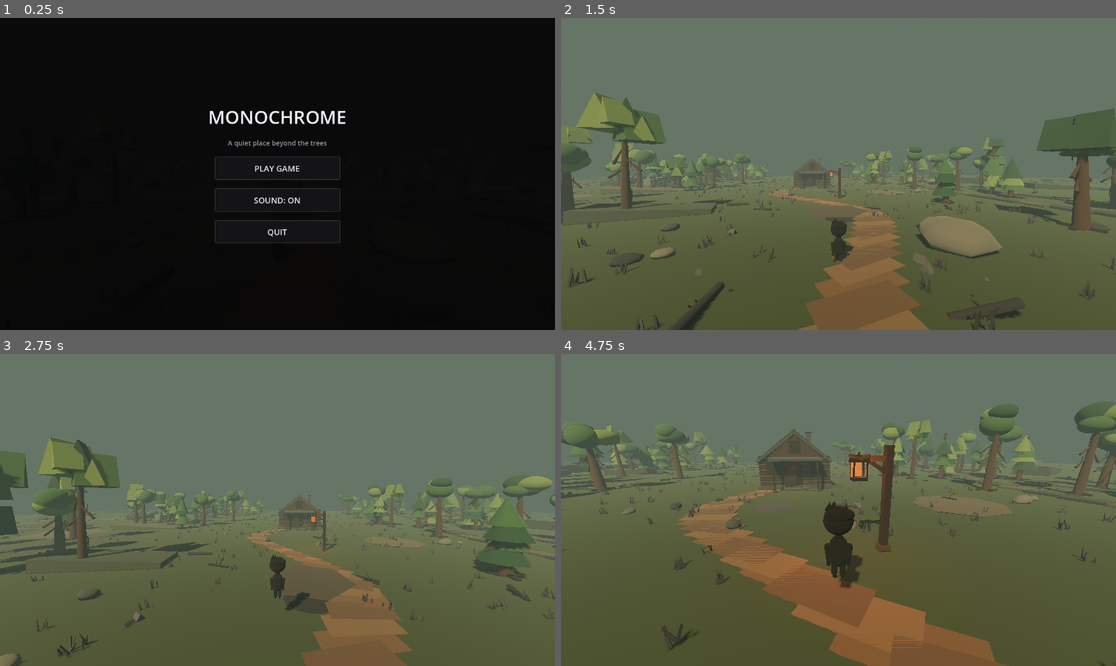
Above: before the commit, frames 1-4 (two rows, left to right).
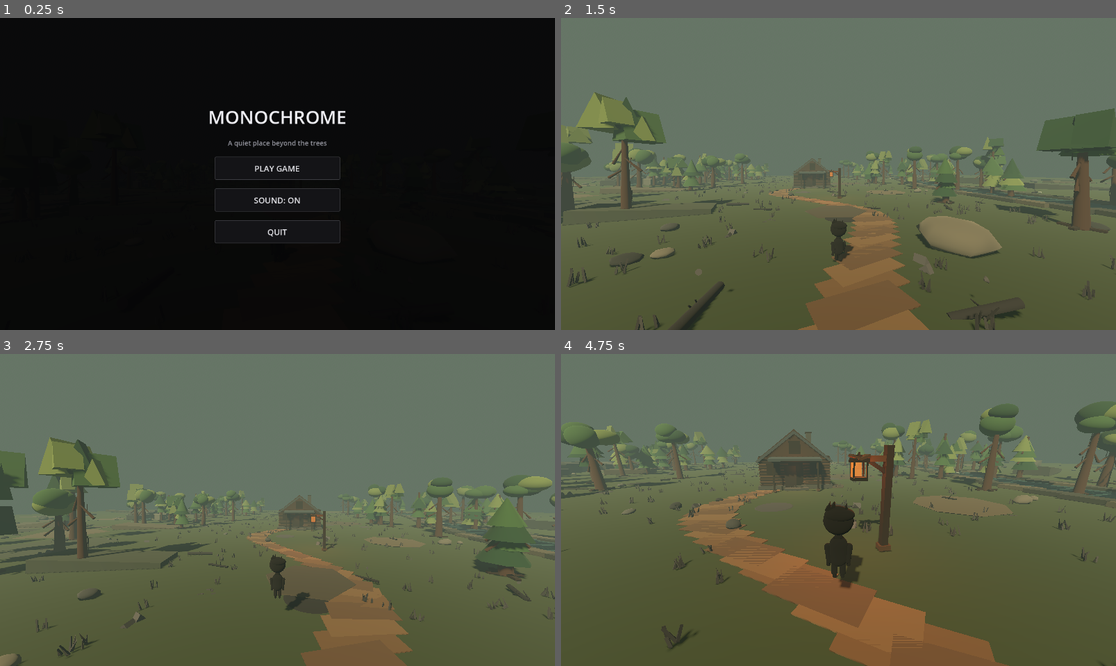
Above: after the commit, the same moments.

Repository: leto98/Monochrome
Game: Godot game, scene res://scenes/main.tscn
Two runs of this game, one before a commit and one after it. Both use one fixed random seed, a clock stepped at 60 frames per second and the inputs below.
Inputs (mouse positions are in pixels of both pictures, inside the frame that each line leads up to):
- Up to frame 1 (0.25 s): no input
- Up to frame 2 (1.5 s): click "PLAY GAME" at 0.5 s; tap Enter at 1.25 s; move the mouse to (866, 174) at 1.27 s; hold W from 1.28 s (still down); tap E at 1.35 s
- Up to frame 3 (2.75 s): keep holding W; tap Space at 1.52, 2.27 s; move the mouse to (249, 510) at 2.02 s; tap Alt at 2.1 s
- Up to frame 4 (4.75 s): keep holding W; move the mouse to (849, 503) at 2.77 s; tap Enter at 2.85 s; move the mouse to (832, 516) at 3.52 s; tap V at 3.6 s; tap Space at 3.77, 4.52 s; move the mouse to (877, 513) at 4.27 s; hold Shift from 4.28 s (still down)

The runs differ from the first frame. In frame 2, 0.2% of the frame differs, in the area x 7-100%, y 49-64%; in frame 3, 0.2%; in frame 4, 0.4%, in the area x 0-100%, y 34-49%.

Commit message:
Keep river and ravine streams visible above terrain

Diff:
--- a/scripts/main.gd
+++ b/scripts/main.gd
@@ -700,7 +700,7 @@
 	door.name = "DoorHinge"
 	door.position = Vector3(-0.97, 1.02, 2.39)
 	house.add_child(door)
-	var door_panel := _mesh_box(door, "Door", Vector3(0.98, 2.02, 0.12), Vector3(0.49, 0.0, 0.0), log_dark)
+	_mesh_box(door, "Door", Vector3(0.98, 2.02, 0.12), Vector3(0.49, 0.0, 0.0), log_dark)
 	door.rotation_degrees.y = 0.0
 	for plank in range(4):
 		_mesh_box(door, "DoorPlank_%d" % plank, Vector3(0.20, 1.82, 0.025), Vector3(0.20 + float(plank) * 0.19, 0.01, -0.075), log_mid)
@@ -843,7 +843,7 @@
 		var mesh := BoxMesh.new()
 		mesh.size = Vector3(5.6, 0.10, 2.8)
 		segment.mesh = mesh
-		segment.position = Vector3(x, -0.26, z)
+		segment.position = Vector3(x, 0.065, z)
 		segment.rotation.y = atan2(next_x - x, -(lerpf(78.0, -78.0, next_t) - z))
 		segment.material_override = water_material
 		add_child(segment)
@@ -852,7 +852,7 @@
 			var bank_mesh := BoxMesh.new()
 			bank_mesh.size = Vector3(1.2, 0.42, 3.0)
 			bank.mesh = bank_mesh
-			bank.position = Vector3(x + bank_side * 3.1, -0.04, z)
+			bank.position = Vector3(x + bank_side * 3.1, 0.12, z)
 			bank.rotation.y = segment.rotation.y
 			bank.material_override = soil_materials[1] if i % 3 == 0 else soil_materials[2]
 			add_child(bank)
@@ -866,7 +866,7 @@
 		var mesh := BoxMesh.new()
 		mesh.size = Vector3(1.7, 0.06, 2.0)
 		stream.mesh = mesh
-		stream.position = Vector3(x, -0.72, z)
+		stream.position = Vector3(x, 0.055, z)
 		stream.rotation.y = sin(t * TAU * 1.2) * 0.12
 		stream.material_override = water_material
 		add_child(stream)
@@ -875,7 +875,7 @@
 			var cliff_mesh := BoxMesh.new()
 			cliff_mesh.size = Vector3(rng.randf_range(2.0, 4.2), rng.randf_range(1.0, 2.3), 2.5)
 			cliff.mesh = cliff_mesh
-			cliff.position = Vector3(x + side * 3.0, -0.10 + cliff_mesh.size.y * 0.2, z)
+			cliff.position = Vector3(x + side * 3.0, 0.10 + cliff_mesh.size.y * 0.2, z)
 			cliff.rotation.z = side * rng.randf_range(-0.16, 0.16)
 			cliff.material_override = rock_materials[rng.randi_range(0, rock_materials.size() - 1)]
 			add_child(cliff)
@@ -885,7 +885,7 @@
 	for i in range(12):
 		var fish := Node3D.new()
 		fish.name = "RiverFish_%02d" % i
-		fish.position = Vector3(27.0 + sin(float(i) * 1.7) * 1.6, -0.12, -72.0 + float(i) * 12.0)
+		fish.position = Vector3(27.0 + sin(float(i) * 1.7) * 1.6, 0.16, -72.0 + float(i) * 12.0)
 		fish.set_meta("home_x", fish.position.x)
 		var body := MeshInstance3D.new()
 		var body_mesh := SphereMesh.new()
